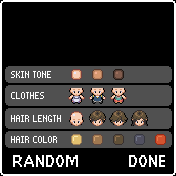
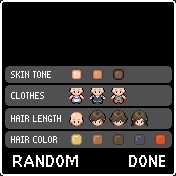
Layered file, before and after one edit (176x176). Changes by layer:
added layer "Corners" above "Random" over [left=0, top=0, right=176, bottom=176]
